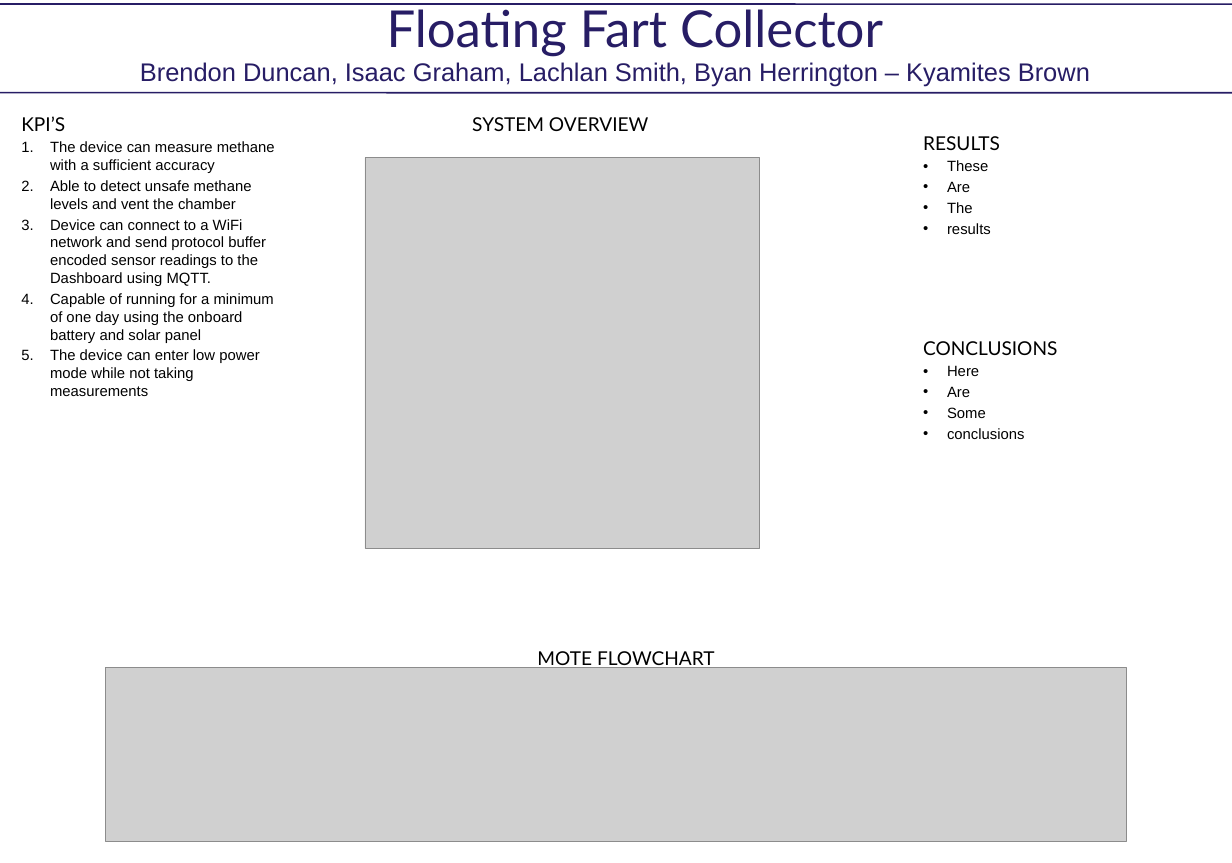
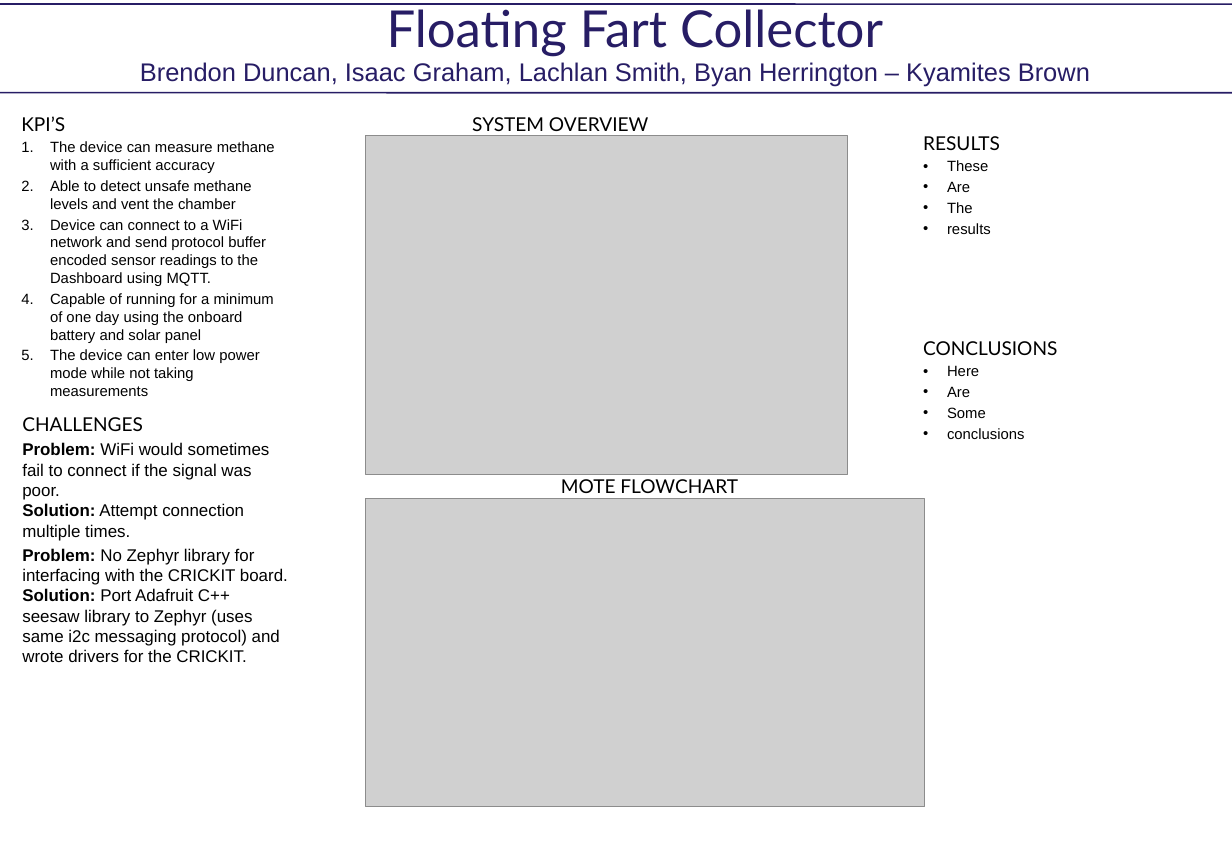
Before and after one commit to awkwardMathNerd/kyamites-brown, a slide deck: slide 1 of CSSE4011_poster.pptx. Drawn at 1232x863 pixels with LibreOffice and Linux fonts; fonts in the diff are those of the drawing; grey boxes stand for pictures. Boxes give left, top, right and bottom in pixels: in the first picture for what was removed or moved away, otherwise in the second. Text is boxed around its words. In the diff, an @@ line names an element or a change of style, - is before the commit and + after.

Commit message:
Add files via upload
added challenges section

```diff
--- a/CSSE4011_poster.pptx
+++ b/CSSE4011_poster.pptx
@@ picture: place and size @@
-picture at [365, 158, 760, 548]
+picture at [366, 135, 847, 474]
@@ text added at [22, 417, 288, 662], 16 pt, text #000000 @@
+CHALLENGES
+Problem: WiFi would sometimes fail to connect if the signal was poor.
+Solution: Attempt connection multiple times.
+Problem: No Zephyr library for interfacing with the CRICKIT board.
+Solution: Port Adafruit C++ seesaw library to Zephyr (uses same i2c messaging protocol) and wrote drivers for the CRICKIT.
@@ text "MOTE FLOWCHART" rewrapped from [537, 651, 715, 670] to [561, 479, 738, 493] @@
@@ picture added at [366, 498, 925, 806] @@
@@ picture removed at [105, 667, 1126, 841] @@
```
